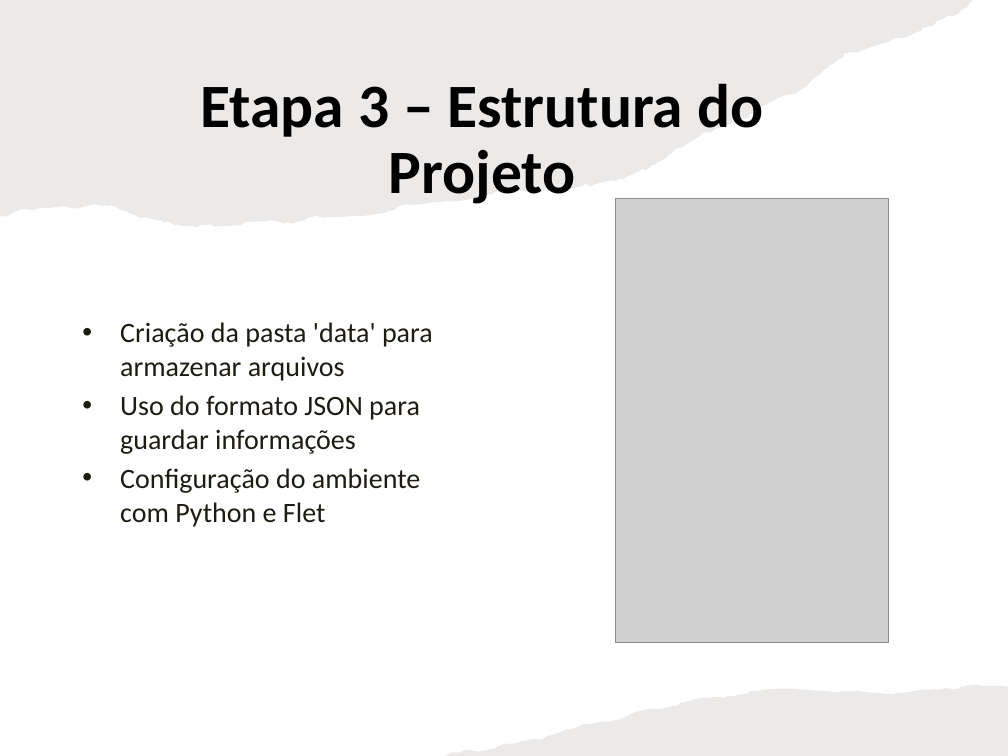
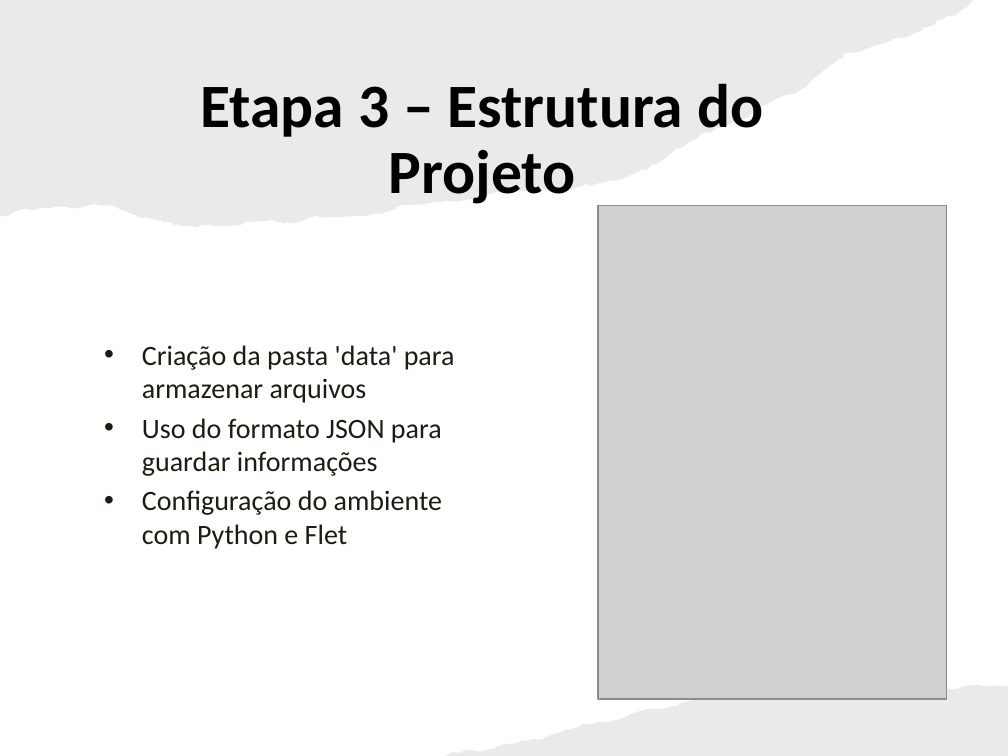
Before and after one commit to kaycout/Organizador-Financeiro, a slide deck: slide 5 of Apresentação_python_flet.pptx. Drawn at 1008x756 pixels with LibreOffice and Linux fonts; fonts in the diff are those of the drawing; grey boxes stand for pictures. Boxes give left, top, right and bottom in pixels: in the first picture for what was removed or moved away, otherwise in the second. Text is boxed around its words. In the diff, an @@ line names an element or a change of style, - is before the commit and + after.

Commit message:
Plataforma de Controle Mensal - Trabalho acadêmico. Desenvolvido com Python e Flet para estilizar, junto com Power Point e Readme para explicar meu trabalho.

```diff
--- a/Apresentação_python_flet.pptx
+++ b/Apresentação_python_flet.pptx
@@ picture: place and size @@
-picture at [616, 199, 888, 643]
+picture at [598, 206, 947, 700]
@@ text "Criação da pasta 'data' para ...": place and size @@
-text "Criação da pasta 'data' para ..." at [120, 322, 433, 527]
+text "Criação da pasta 'data' para ..." at [142, 345, 455, 549]
```
Also in this commit, not shown: 5 other files.
